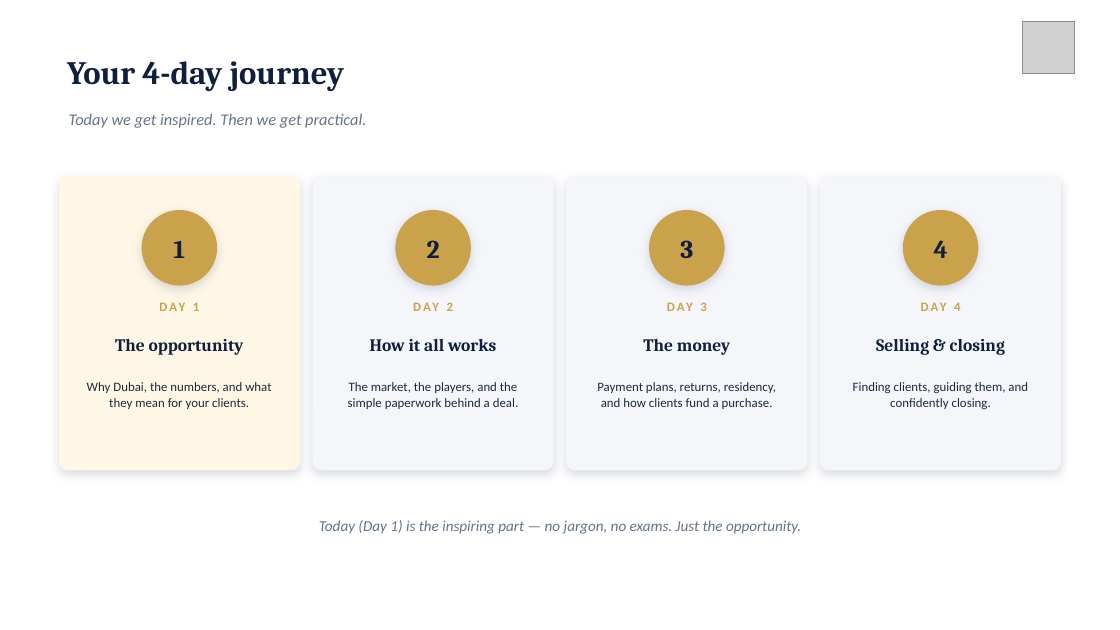
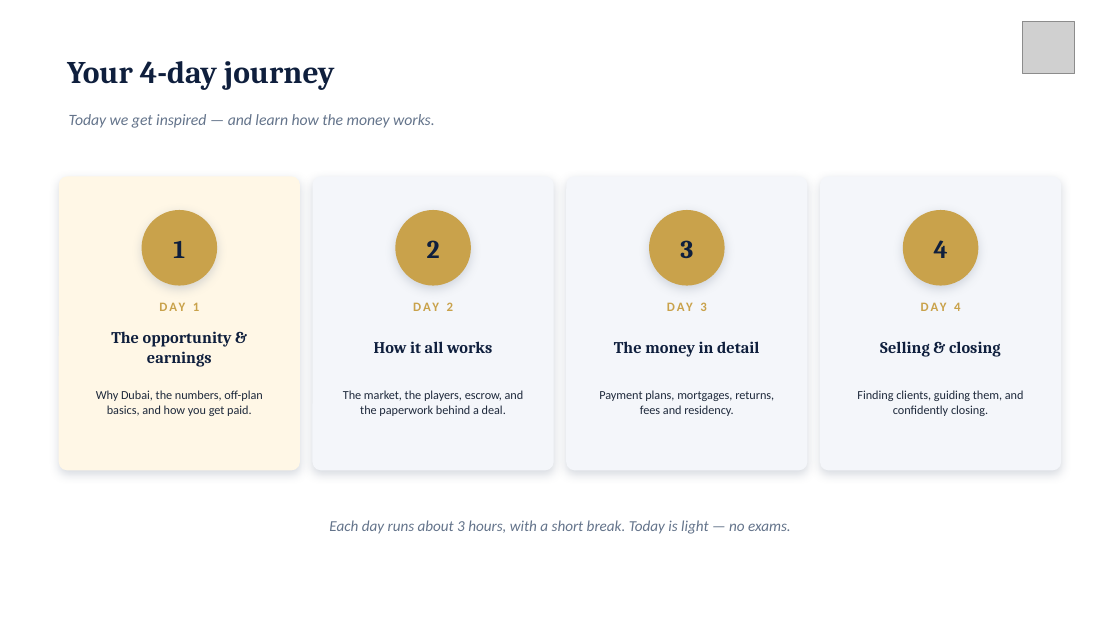
Before and after one commit to MWareth/openai-startup-name-generator, a slide deck: slide 3 of bridges-allies/BridgesAllies_OffPlan_Training_Day1.pptx. Drawn at 1120x630 pixels with LibreOffice and Linux fonts; fonts in the diff are those of the drawing; grey boxes stand for pictures. Boxes give left, top, right and bottom in pixels: in the first picture for what was removed or moved away, otherwise in the second. Text is boxed around its words. In the diff, an @@ line names an element or a change of style, - is before the commit and + after.

```diff
--- a/bridges-allies/BridgesAllies_OffPlan_Training_Day1.pptx
+++ b/bridges-allies/BridgesAllies_OffPlan_Training_Day1.pptx
@@ text "Your 4-day journey" at <box>67,61,335,90</box>: size 28 to 27 pt @@
@@ text at <box>69,114,435,128</box>: text changed; size 14 to 13.5 pt @@
-Today we get inspired. Then we get practical.
+Today we get inspired — and learn how the money works.
@@ text "How it all works" at <box>374,341,492,353</box>: size 15 to 14 pt @@
@@ text "Selling & closing" at <box>880,341,1001,357</box>: size 15 to 14 pt @@
@@ text at <box>111,331,232,367</box>: text changed; size 15 to 14 pt @@
-The opportunity
+The opportunity & earnings
@@ text at <box>614,341,759,357</box>: text changed; size 15 to 14 pt @@
-The money
+The money in detail
@@ text "Finding clients, guiding them, and ...": place and size @@
-text "Finding clients, guiding them, and ..." at <box>853,382,1028,409</box>
+text "Finding clients, guiding them, and ..." at <box>857,390,1024,416</box>
@@ text "Finding clients, guiding them, and ..." at <box>857,390,1024,416</box>: size 11 to 10.5 pt; line spacing 1.06 to 1.05 @@
@@ text at <box>96,390,262,416</box>: text changed; size 11 to 10.5 pt @@
-Why Dubai, the numbers, and what they mean for your clients.
+Why Dubai, the numbers, off-plan basics, and how you get paid.
@@ text at <box>343,390,524,416</box>: text changed; size 11 to 10.5 pt @@
-The market, the players, and the simple paperwork behind a deal.
+The market, the players, escrow, and the paperwork behind a deal.
@@ text at <box>599,390,774,416</box>: text changed; size 11 to 10.5 pt @@
-Payment plans, returns, residency, and how clients fund a purchase.
+Payment plans, mortgages, returns, fees and residency.
@@ text at <box>329,520,791,534</box>: text changed @@
-Today (Day 1) is the inspiring part — no jargon, no exams. Just the opportunity.
+Each day runs about 3 hours, with a short break. Today is light — no exams.
```
Also in this commit, not shown: 11 other slides changed, 11 slides added, 1 slide removed, 1 other file.
